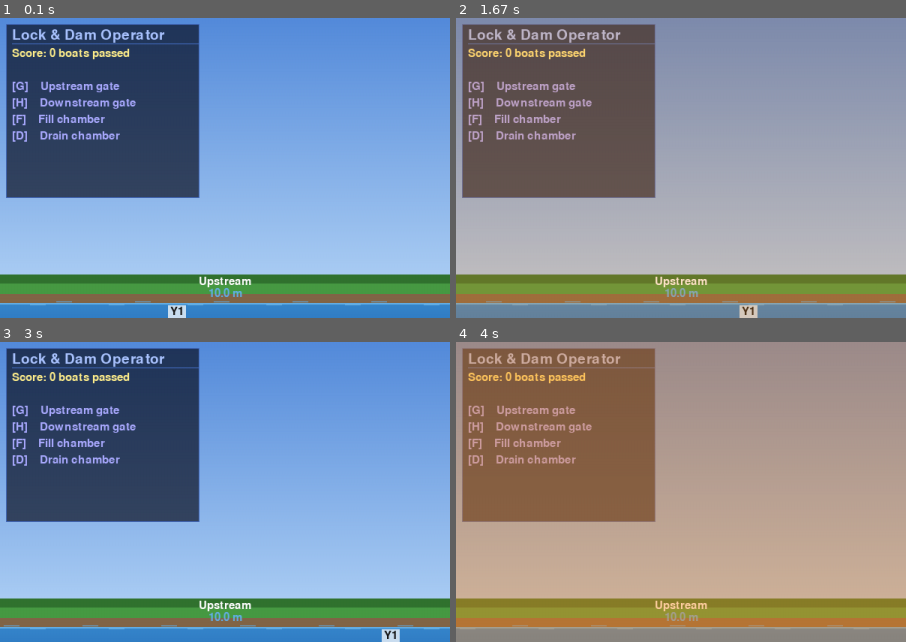
Above: before the commit, frames 1-4 (two rows, left to right).
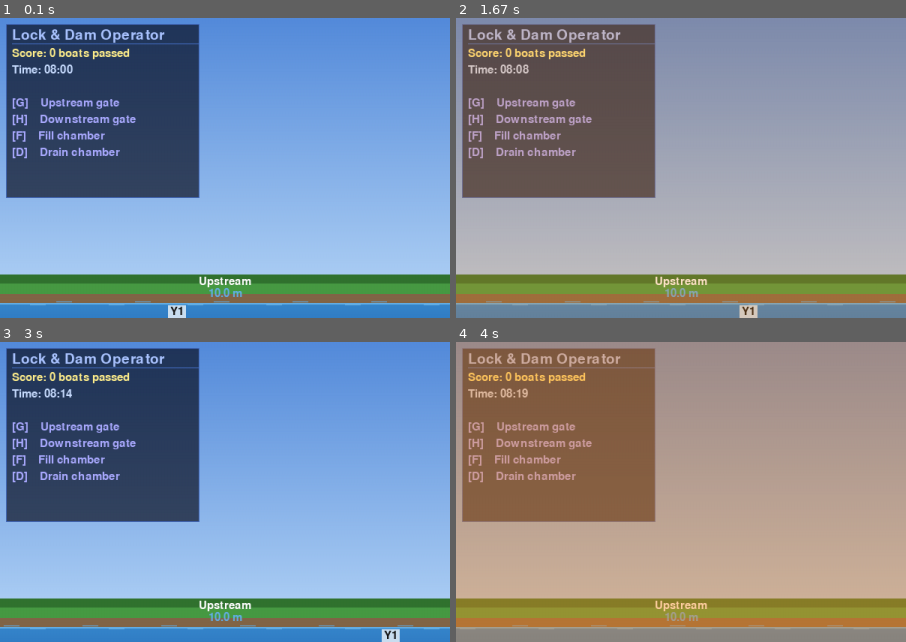
Above: after the commit, the same moments.

Repository: roadwarrior99/lock-simulator
Game: pygame game, started from game.py
The game is run twice, just before and just after one commit, with the same random seed, the same clock (stepped at 60 frames per second) and the same inputs.
Inputs:
- Up to frame 1 (0.1 s): no input
- Up to frame 2 (1.67 s): tap F at 0.33, 1.4 s; tap G at 0.67 s; tap D at 1 s
- Up to frame 3 (3 s): tap F at 1.7, 1.9, 2.23, 2.53 s; tap G at 1.98 s
- Up to frame 4 (4 s): tap F at 3.3, 3.63, 3.93 s; tap G at 3.38 s; tap D at 3.72 s
The pictures show only the part of the screen within x 0-50%, y 0-50%; the shares and areas given below are measured in that part.

The runs differ from the first frame. In frame 1, 2.3% of the frame differs, in the area x 2-31%, y 15-47%; in frame 2, 2.1%; in frame 3, 2.3%; in frame 4, 1.9%.

Commit message:
added time

Diff:
--- a/game.py
+++ b/game.py
@@ -36,7 +36,9 @@
         self.screen = pygame.display.set_mode((self.width, self.height))
         pygame.display.set_caption("Lock & Dam Operator")
         self.clock  = pygame.time.Clock()
-        self.time = 0.0
+        self.time   = 0.0
+        self.game_time = 8.0   # 24-hour clock (8:00 AM)
+        self.time_scale = 5.0  # Hours of game time per real minute
 
         # ── Palette ───────────────────────────────────────────────────────────
         self.SKY_TOP        = ( 85, 140, 220)
@@ -115,6 +117,43 @@
         """Water level (m) → screen y (surface)."""
         return int(self._wl_base - level * self._wl_scale)
 
+    def _interp_col(self, c1, c2, t):
+        t = max(0.0, min(1.0, t))
+        return (
+            int(c1[0] + (c2[0] - c1[0]) * t),
+            int(c1[1] + (c2[1] - c1[1]) * t),
+            int(c1[2] + (c2[2] - c1[2]) * t)
+        )
+
+    def _dim(self, color, mult):
+        return (int(color[0] * mult), int(color[1] * mult), int(color[2] * mult))
+
+    def _get_ambient_mult(self):
+        h = self.game_time
+        if 8.0 <= h < 16.0: return 1.0
+        if 16.0 <= h < 20.0: return 1.0 - (h - 16.0) / 4.0 * 0.7  # Dims to 0.3
+        if 20.0 <= h or h < 5.0: return 0.3
+        if 5.0 <= h < 8.0: return 0.3 + (h - 5.0) / 3.0 * 0.7  # Brightens to 1.0
+        return 1.0
+
+    def _get_sky_colors(self):
+        h = self.game_time
+        night_top, night_bot = (5, 5, 20), (10, 10, 40)
+        day_top,   day_bot   = self.SKY_TOP, self.SKY_BOTTOM
+        sunset_top, sunset_bot = (50, 40, 100), (180, 80, 60)
+        if 5.0 <= h < 8.0: # Dawn
+            t = (h - 5.0) / 3.0
+            return self._interp_col(night_top, day_top, t), self._interp_col(night_bot, day_bot, t)
+        if 8.0 <= h < 16.0: # Day
+            return day_top, day_bot
+        if 16.0 <= h < 20.0: # Dusk
+            t = (h - 16.0) / 4.0
+            return self._interp_col(day_top, sunset_top, t), self._interp_col(day_bot, sunset_bot, t)
+        if 20.0 <= h < 22.0: # Evening
+            t = (h - 20.0) / 2.0
+            return self._interp_col(sunset_top, night_top, t), self._interp_col(sunset_bot, night_bot, t)
+        return night_top, night_bot
+
     # ── Drawing primitives ────────────────────────────────────────────────────
 
     def _gradient_rect(self, c1, c2, rect):
@@ -149,23 +188,27 @@
             pygame.draw.line(self.screen, dash_col, (dx, dy), (dx + 12, dy), 1)
 
     def _draw_sky(self, bottom_y):
-        self._gradient_rect(self.SKY_TOP, self.SKY_BOTTOM, (0, 0, self.width, bottom_y))
+        top, bot = self._get_sky_colors()
+        self._gradient_rect(top, bot, (0, 0, self.width, bottom_y))
 
     def _draw_water_band(self, x, y, w):
         h = self._water_bot_y - y
         if h <= 0 or w <= 0:
             return
-        self._gradient_rect(self.WATER_TOP, self.WATER_BOT, (x, y, w, h))
-        pygame.draw.line(self.screen, self.WATER_SHIMMER, (x, y), (x + w, y), 2)
+        mult = self._get_ambient_mult()
+        self._gradient_rect(self._dim(self.WATER_TOP, mult), self._dim(self.WATER_BOT, mult), (x, y, w, h))
+        pygame.draw.line(self.screen, self._dim(self.WATER_SHIMMER, mult), (x, y), (x + w, y), 2)
 
     def _draw_bank_strip(self, x, top_y, w):
-        pygame.draw.rect(self.screen, self.DIRT,       (x, top_y - 12, w, 12))
-        pygame.draw.rect(self.screen, self.GRASS,      (x, top_y - 26, w, 14))
-        pygame.draw.rect(self.screen, self.GRASS_DARK, (x, top_y - 38, w, 12))
+        mult = self._get_ambient_mult()
+        pygame.draw.rect(self.screen, self._dim(self.DIRT, mult),       (x, top_y - 12, w, 12))
+        pygame.draw.rect(self.screen, self._dim(self.GRASS, mult),      (x, top_y - 26, w, 14))
+        pygame.draw.rect(self.screen, self._dim(self.GRASS_DARK, mult), (x, top_y - 38, w, 12))
 
     def _draw_channel_floor(self, x, w):
-        pygame.draw.rect(self.screen, self.DIRT,  (x, self._water_bot_y,      w, 16))
-        pygame.draw.rect(self.screen, self.GRASS, (x, self._water_bot_y + 16, w, 16))
+        mult = self._get_ambient_mult()
+        pygame.draw.rect(self.screen, self._dim(self.DIRT, mult),  (x, self._water_bot_y,      w, 16))
+        pygame.draw.rect(self.screen, self._dim(self.GRASS, mult), (x, self._water_bot_y + 16, w, 16))
 
     # ── Shore view ────────────────────────────────────────────────────────────
 
@@ -182,6 +225,8 @@
         self._draw_sky(min(up_y, dn_y) - 40)
 
         # Upstream channel
+        mult = self._get_ambient_mult()
+        shimmer_col = self._dim(self.WATER_SHIMMER, mult)
         self._draw_water_band(0, up_y, lk_sx)
         self._lane_divider(0, lk_sx, up_y)
         self._draw_bank_strip(0, up_y, lk_sx)
@@ -189,7 +234,7 @@
         t = self.time * 1.8
         for wx in range(0, lk_sx - 10, 35):
             oy = int(3 * math.sin(t + wx * 0.06))
-            pygame.draw.line(self.screen, self.WATER_SHIMMER,
+            pygame.draw.line(self.screen, shimmer_col,
                              (wx + 5, up_y + oy), (wx + 25, up_y + oy), 1)
 
         # Downstream channel
@@ -199,21 +244,24 @@
         self._draw_channel_floor(lk_ex, self.width - lk_ex)
         for wx in range(lk_ex + 5, self.width - 10, 35):
             oy = int(2 * math.sin(t + wx * 0.06))
-            pygame.draw.line(self.screen, self.WATER_SHIMMER,
+            pygame.draw.line(self.screen, shimmer_col,
                              (wx, dn_y + oy), (wx + 20, dn_y + oy), 1)
 
         # Lock chamber — water fill
+        mult = self._get_ambient_mult()
         inner_x = lk_sx + wall_t
         inner_w = lk_w - 2 * wall_t
-        self._gradient_rect(self.LOCK_WATER_TOP, self.WATER_BOT,
+        self._gradient_rect(self._dim(self.LOCK_WATER_TOP, mult), self._dim(self.WATER_BOT, mult),
                             (inner_x, lk_y, inner_w, self._water_bot_y - lk_y))
-        pygame.draw.line(self.screen, self.WATER_SHIMMER,
+        pygame.draw.line(self.screen, self._dim(self.WATER_SHIMMER, mult),
                          (inner_x, lk_y), (inner_x + inner_w, lk_y), 2)
         self._lane_divider(inner_x, inner_w, lk_y)
 
         # Turbulent water effects when filling or draining
         if self.lock_dam.is_filling or self.lock_dam.is_draining:
             t = self.time * 4
+            bubble_col = self._interp_col((220, 245, 255), (50, 60, 80), 1.0 - mult)
+            streak_col = self._interp_col((240, 250, 255), (70, 80, 100), 1.0 - mult)
             for i in range(20):
                 # Deterministic positions with oscillation
                 rx = (math.sin(i * 1.5 + t) * 0.5 + 0.5) * inner_w
@@ -222,24 +270,26 @@
                 by = lk_y + int(ry)
                 if by < self._water_bot_y:
                     size = 1 + int(2 * (math.sin(t * 2 + i) * 0.5 + 0.5))
-                    pygame.draw.circle(self.screen, (220, 245, 255), (bx, by), size)
+                    pygame.draw.circle(self.screen, bubble_col, (bx, by), size)
                 # Extra white surface streaks
                 sx = inner_x + ( (i * 17 + t * 40) % inner_w )
                 sw = 10 + 5 * math.sin(i + t)
                 if lk_y < self._water_bot_y:
-                    pygame.draw.line(self.screen, (240, 250, 255), (sx, lk_y + 1), (sx + sw, lk_y + 1), 2)
+                    pygame.draw.line(self.screen, streak_col, (sx, lk_y + 1), (sx + sw, lk_y + 1), 2)
 
         # Concrete cap and walls
-        pygame.draw.rect(self.screen, self.CONCRETE,
+        conc_col = self._dim(self.CONCRETE, mult)
+        conc_dark = self._dim(self.CONCRETE_DARK, mult)
+        pygame.draw.rect(self.screen, conc_col,
                          (lk_sx, wall_top, lk_w, lk_y - wall_top))
         for cy in range(wall_top + 10, lk_y, 14):
-            pygame.draw.line(self.screen, self.CONCRETE_DARK,
+            pygame.draw.line(self.screen, conc_dark,
                              (lk_sx, cy), (lk_sx + lk_w, cy), 1)
-        pygame.draw.rect(self.screen, self.CONCRETE,
+        pygame.draw.rect(self.screen, conc_col,
                          (lk_sx, wall_top, wall_t, self._water_bot_y - wall_top))
-        pygame.draw.rect(self.screen, self.CONCRETE,
+        pygame.draw.rect(self.screen, conc_col,
                          (lk_ex - wall_t, wall_top, wall_t, self._water_bot_y - wall_top))
-        pygame.draw.rect(self.screen, self.CONCRETE_DARK,
+        pygame.draw.rect(self.screen, conc_dark,
                          (inner_x, self._water_bot_y, inner_w, 10))
 
         # Gates
@@ -261,8 +311,10 @@
                        "Chamber", self.lock_dam.lock_chamber_level)
 
     def _draw_miter_gate(self, gate_x, wall_top, floor_y, is_open, faces_right):
+        mult = self._get_ambient_mult()
         mid_y  = (wall_top + floor_y) // 2
         color  = self.GREEN if is_open else self.RED
+        color  = self._dim(color, mult)
         shadow = (max(0, color[0] - 60), max(0, color[1] - 60), max(0, color[2] - 60))
         leaf_w = 12
         if is_open:
@@ -300,6 +352,11 @@
             hull_col = self._boat_color(boat)
             outline  = self.DARK_GRAY
 
+        mult = self._get_ambient_mult()
+        hull_col = self._dim(hull_col, mult)
+        outline = self._dim(outline, mult)
+        is_dark = self.game_time < 6.5 or self.game_time > 18.5
+
         # Clip drawing to the boat's region so hulls never paint over lock walls.
         wt  = self._WALL_T_PX
         if cx < self.lock_start:
@@ -344,6 +401,9 @@
             pygame.draw.polygon(self.screen, outline,  pts, 1)
             # Cockpit
             pygame.draw.ellipse(self.screen, self.BLACK, (bx + bw//2 - 2, hull_y - 2, 4, 4))
+            if is_dark:
+                lx = bx + bw if ag.direction == 1 else bx
+                pygame.draw.circle(self.screen, (255, 255, 200), (lx, hull_y), 2)
 
         elif vtype == "yacht":
             bow_cut = max(6, bw // 4)
@@ -356,20 +416,31 @@
             # Cabin
             cab_w, cab_h = bw // 2, bh - 4
             cx_off = (bw - cab_w) // 3 if ag.direction == 1 else (bw - cab_w) // 1.5
-            pygame.draw.rect(self.screen, (200, 200, 200), (bx + cx_off, hull_y - cab_h // 2, cab_w, cab_h))
+            pygame.draw.rect(self.screen, self._dim((200, 200, 200), mult), (bx + cx_off, hull_y - cab_h // 2, cab_w, cab_h))
             pygame.draw.rect(self.screen, outline, (bx + cx_off, hull_y - cab_h // 2, cab_w, cab_h), 1)
             # Windows
             win_w = max(2, cab_w // 4)
+            win_col = (255, 240, 150) if is_dark else self._dim((100, 150, 200), mult)
             for i in range(3):
-                pygame.draw.rect(self.screen, (100, 150, 200), (bx + cx_off + 2 + i * (win_w + 2), hull_y - cab_h // 2 + 2, win_w, cab_h - 4))
+                pygame.draw.rect(self.screen, win_col, (bx + cx_off + 2 + i * (win_w + 2), hull_y - cab_h // 2 + 2, win_w, cab_h - 4))
+
+            if is_dark:
+                # Nav lights
+                lx = bx + bw - 4 if ag.direction == 1 else bx + 4
+                l_col = self.GREEN if ag.direction == 1 else self.RED
+                pygame.draw.circle(self.screen, l_col, (lx, hull_y - 2), 2)
+                # Stern
+                sx = bx + 2 if ag.direction == 1 else bx + bw - 2
+                pygame.draw.circle(self.screen, self.WHITE, (sx, hull_y - 2), 2)
 
         elif vtype == "barge":
             pygame.draw.rect(self.screen, hull_col, (bx, ty, bw, bh))
             pygame.draw.rect(self.screen, outline,  (bx, ty, bw, bh), 2)
             # Cargo
+            cargo_col = self._dim((100, 80, 60), mult)
             for i in range(3):
                 cargo_x = bx + 5 + i * (bw - 10) // 3
-                pygame.draw.rect(self.screen, (100, 80, 60), (cargo_x, ty + 3, (bw - 10) // 3 - 2, bh - 6))
+                pygame.draw.rect(self.screen, cargo_col, (cargo_x, ty + 3, (bw - 10) // 3 - 2, bh - 6))
 
             # Tug boat (pushing from behind)
             tug_w = max(14, bw // 5)
@@ -380,14 +451,19 @@
                 tx = bx + bw - 2
 
             ty_tug = hull_y - tug_h // 2
-            pygame.draw.rect(self.screen, (55, 55, 55), (tx, ty_tug, tug_w, tug_h))
-            pygame.draw.rect(self.screen, self.BLACK, (tx, ty_tug, tug_w, tug_h), 1)
+            pygame.draw.rect(self.screen, self._dim((55, 55, 55), mult), (tx, ty_tug, tug_w, tug_h))
+            pygame.draw.rect(self.screen, self._dim(self.BLACK, mult), (tx, ty_tug, tug_w, tug_h), 1)
             # Tug cabin
             tc_w, tc_h = tug_w // 2, tug_h - 4
             tc_x = tx + (tug_w - tc_w) // 2
-            pygame.draw.rect(self.screen, (220, 60, 60), (tc_x, ty_tug + 2, tc_w, tc_h))
+            tc_col = (255, 200, 100) if is_dark else self._dim((220, 60, 60), mult)
+            pygame.draw.rect(self.screen, tc_col, (tc_x, ty_tug + 2, tc_w, tc_h))
             # Tug smokestack
-            pygame.draw.rect(self.screen, self.BLACK, (tc_x + tc_w - 4, ty_tug, 2, 4))
+            pygame.draw.rect(self.screen, self._dim(self.BLACK, mult), (tc_x + tc_w - 4, ty_tug, 2, 4))
+
+            if is_dark:
+                # Nav light on tug
+                pygame.draw.circle(self.screen, self.WHITE, (tx + tug_w//2, ty_tug), 2)
 
         else: # Default trapezoid
             bow_cut = max(4, bw // 5)
@@ -620,10 +696,17 @@
 
         self.screen.blit(
             self.fnt_md.render("Lock & Dam Operator", True, (170, 195, 255)), (16, 13))
+
+        h = int(self.game_time)
+        m = int((self.game_time * 60) % 60)
+        time_str = f"Time: {h:02d}:{m:02d}"
+        time_col = (255, 255, 150) if (h < 6 or h > 19) else (200, 220, 255)
+
         pygame.draw.line(self.screen, (70, 110, 195), (16, 34), (pw + 6, 34), 1)
 
         rows = [
             (f"Score: {self.score} boats passed",      (255, 238, 140)),
+            (time_str,                                  time_col),
             ("",                                        None),
             ("[G]    Upstream gate",                    (170, 170, 255)),
             ("[H]    Downstream gate",                  (170, 170, 255)),
@@ -746,8 +829,11 @@
                             self.__init__()   # full restart
             else:
                 running = self.handle_input()
-                self.time += 1 / 60
-                self.lock_dam.update(1 / 60)
+                dt = 1 / 60
+                self.time += dt
+                # Advance game time: (seconds * hours/minute) / 60 seconds/minute = hours
+                self.game_time = (self.game_time + (dt * self.time_scale) / 60.0) % 24
+                self.lock_dam.update(dt)
                 self._spawn_if_needed()
                 self._update_agents()
 
